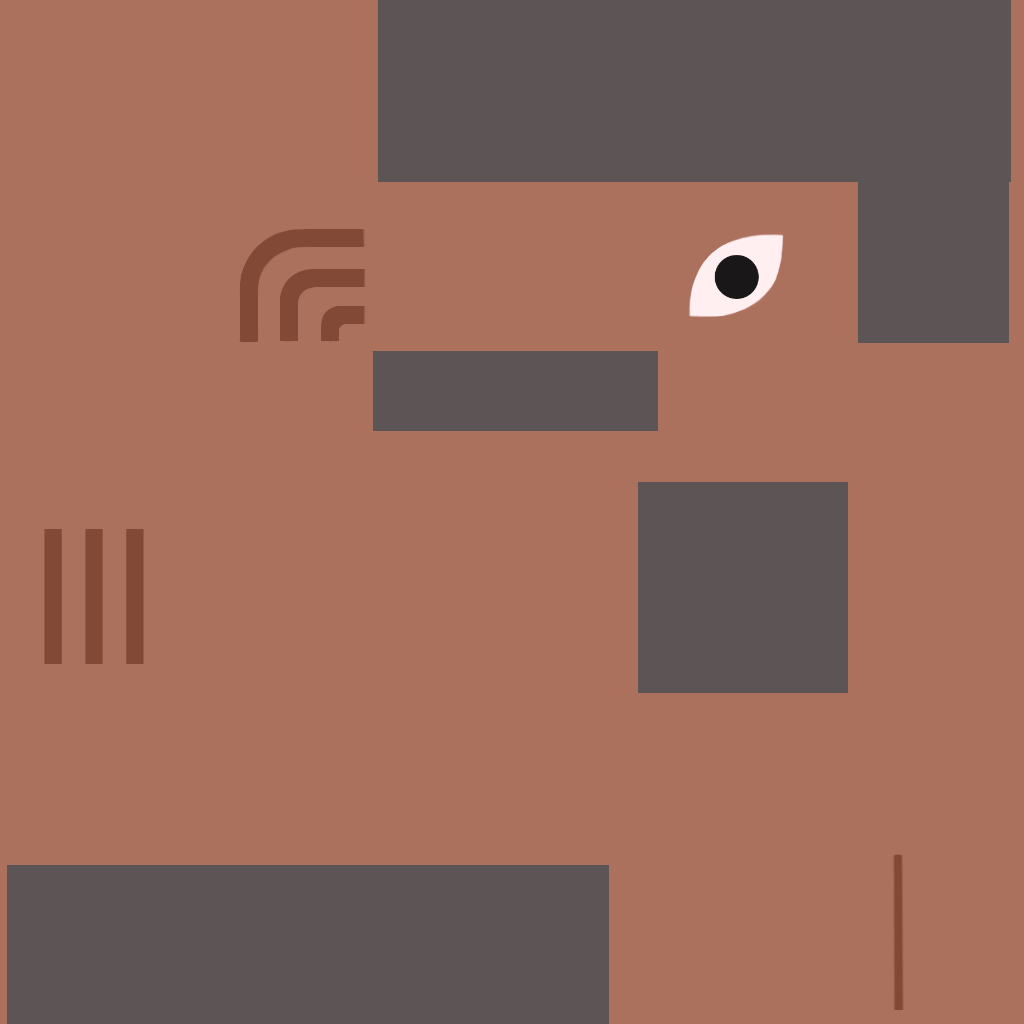
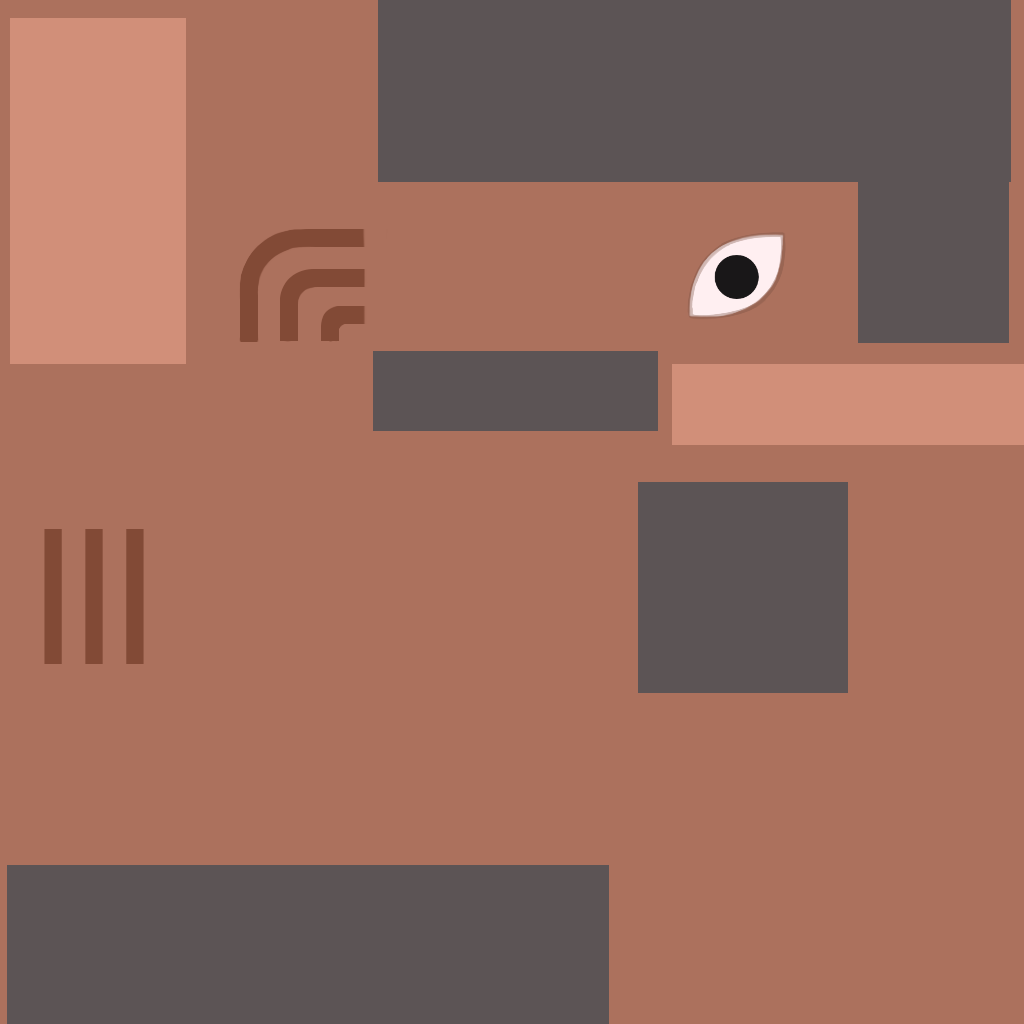
Before/after of a 1024×1024 layered artwork. What changed in the layer stack:
moved "Layer" (1st of 6) above "Layer", painted on it, masked it over (44, 229, 905, 1010)
added layer "Layer" (2nd of 6) above "Layer" over (10, 18, 1024, 445)
added layer "Layer" (5th of 6) above "레이어 1" over (44, 229, 186, 364)
